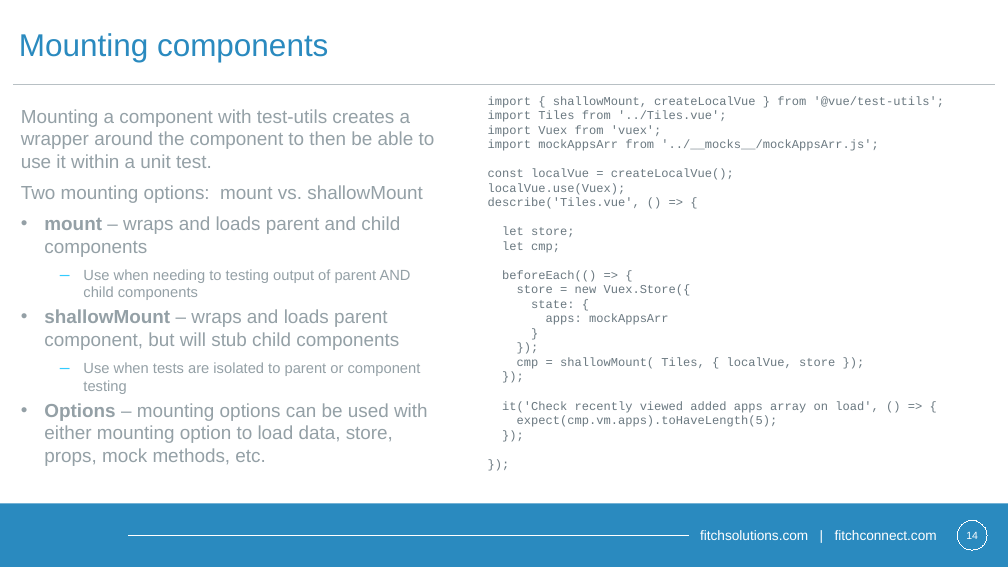
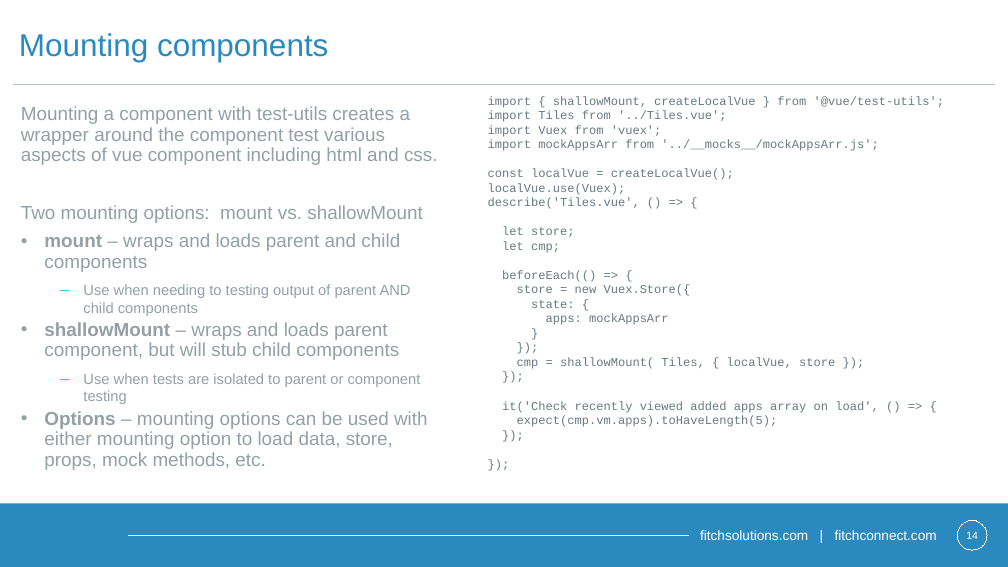
Before and after one commit to Contrapuntist/jesttutorial, a slide deck: slide 14 of presentation/unittestingintro.pptx. Drawn at 1008x567 pixels with LibreOffice and Linux fonts; fonts in the diff are those of the drawing; background and template pictures are left out. Boxes give left, top, right and bottom in pixels: in the first picture for what was removed or moved away, otherwise in the second. Text is boxed around its words. In the diff, an @@ line names an element or a change of style, - is before the commit and + after.

```diff
--- a/presentation/unittestingintro.pptx
+++ b/presentation/unittestingintro.pptx
@@ text at (21,106,438,165): text changed @@
-Mounting a component with test-utils creates a wrapper around the component to then be able to use it within a unit test.
+Mounting a component with test-utils creates a wrapper around the component test various aspects of vue component including html and css.
@@ text at (21,205,428,470): line spacing 1 to 0.9 @@
```
Also in this commit, not shown: 2 other slides changed, 1 slide added, 4 other files.
